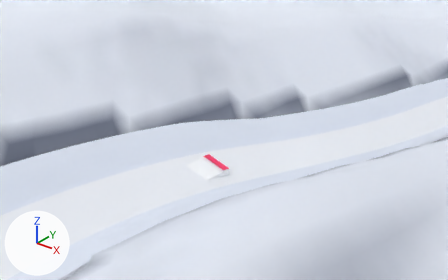
The glTF model assets/models/tracks/floresta_gigante.glb, before and after one commit.
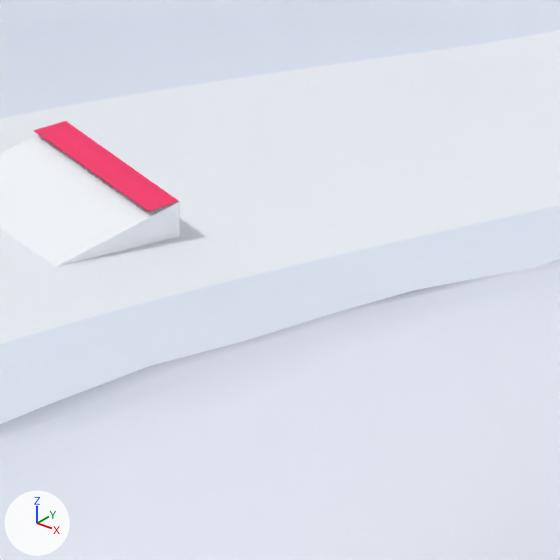
Each version appears first from a 50 mm camera at (-63.5, 740.9, -96.6) aimed at (-158.2, 859.3, -170.0), and next in a close-up on the part from 44% to 66% of the width and 47% to 83% of the height. Every picture has the same lights, and +X, +Y and +Z are marked at lower left. The first two pictures are the older version. Objects named as collision shapes, trigger or cutter boxes, shadow casters or lower levels of detail are left out. Where no turn or scale is listed for an object, it has been applied to the vertices.

Names of what the first close-up shows: 'course_surface', 'ramp_900_0', 'ramp_900_0_lip', 'terrain'.
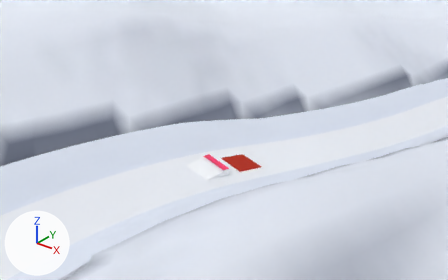
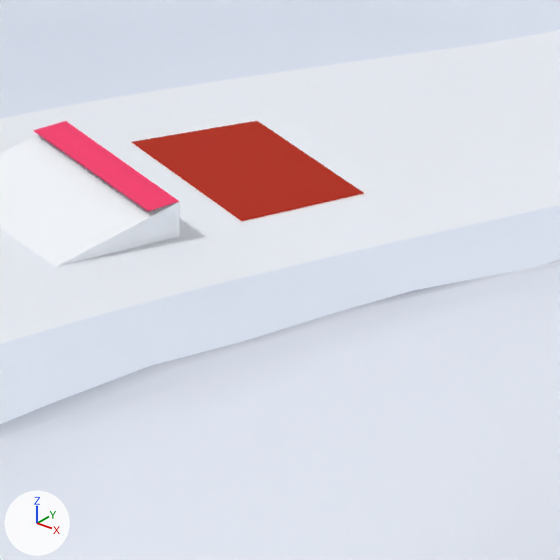
The change, as a list of edits to the scene's bpy script:
```text
Add mat_pit_dark:
    mat_pit_dark = principled_material('pit_dark')
    mat_pit_dark.base_color = (0.000805, 0.000262, 0.000493)  # black #030102
    mat_pit_dark.roughness = 0.9
    mat_pit_dark.emission_color = (0.4, 0.0154, 0.000322)  # red #aa2101
    mat_pit_dark.emission_strength = 1.0
Add me_pit_908:
    me_pit_908.from_pydata([(-157.54, 856.93, -174.28), (-149.74, 855.48, -175.32), (-148.18, 863.19, -176.55), (-155.95, 864.91, -175.81)], [], [(0, 1, 2), (0, 2, 3)])
    me_pit_908.materials.append(mat_pit_dark)  # black #030102, glowing red #aa2101
Add ob_pit_908:
    ob_pit_908 = bpy.data.objects.new('pit_908', me_pit_908)
    ob_pit_908.location = (0.0, 0.0, 0.0)
```

Boxes [x1, y1, x2, y2] around the edits, measured in the close-ups (560 x 560 px):
'pit_908', added
    after: [132, 121, 364, 221]
